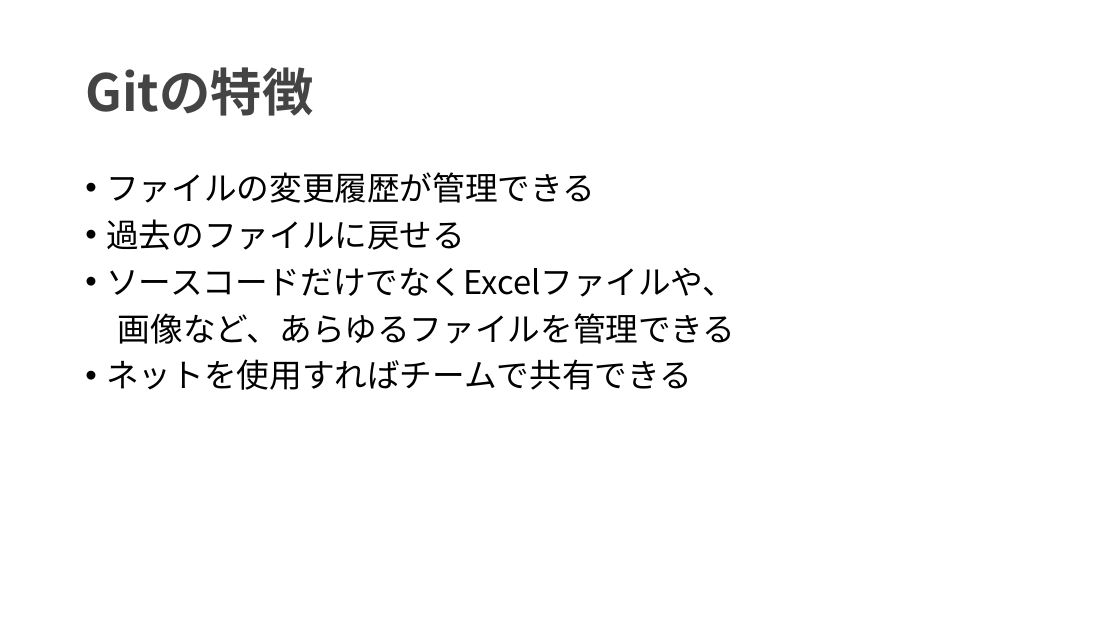
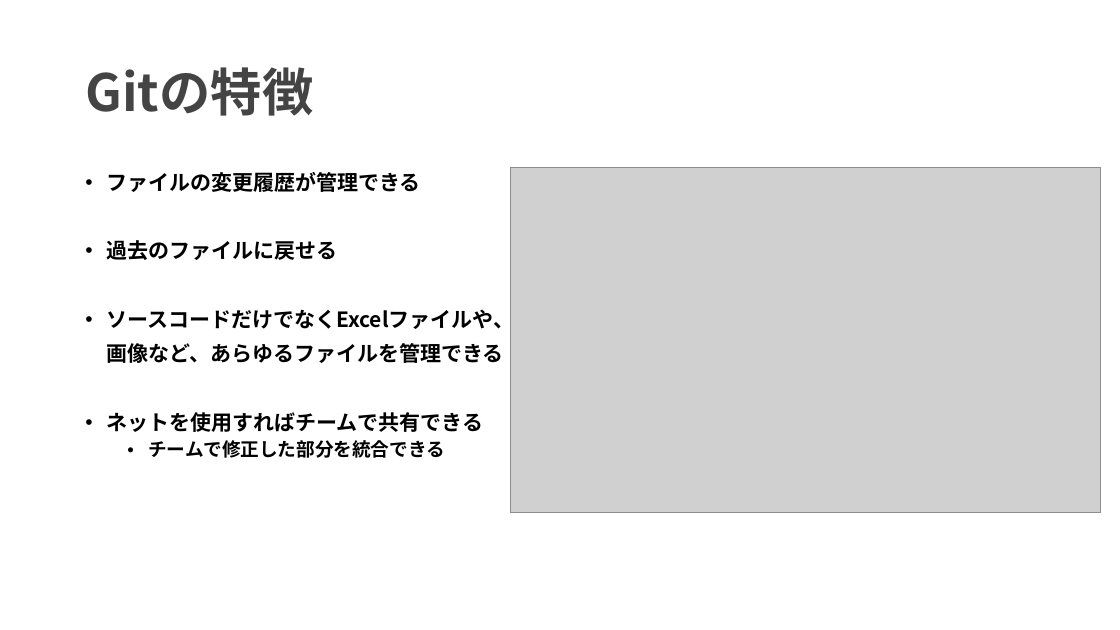
Before and after one commit to h-sasamura/test, a slide deck: slide 1 of Gitの特徴.pptx. Drawn at 1120x630 pixels with LibreOffice and Linux fonts; fonts in the diff are those of the drawing; grey boxes stand for pictures. Boxes give left, top, right and bottom in pixels: in the first picture for what was removed or moved away, otherwise in the second. Text is boxed around its words. In the diff, an @@ line names an element or a change of style, - is before the commit and + after.

Commit message:
Gitの特徴のまとめ2

```diff
--- a/Gitの特徴.pptx
+++ b/Gitの特徴.pptx
@@ text at (106, 172, 514, 432): size 28 to 18 pt, bold on in "ファイルの変更履歴が管理できる", "過去のファイルに戻せる", "ソースコードだけでなくExcelファイルや、", "画像など、あらゆるファイルを管理できる" and 1 more places @@
@@ picture added at (511, 168, 1101, 513) @@
@@ text at (148, 440, 445, 458): paragraph added @@
+  • チームで修正した部分を統合できる
```
Also in this commit, not shown: 5 slides added.
